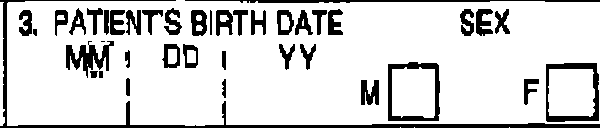
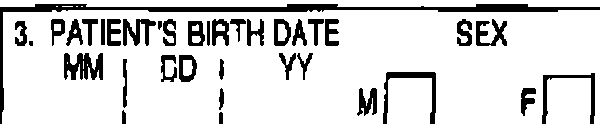
Revision of a layered 600x128 image; what changed, layer by layer:
hid "001" over [0,0,600,128]
hid "007" over [0,9,597,128]
